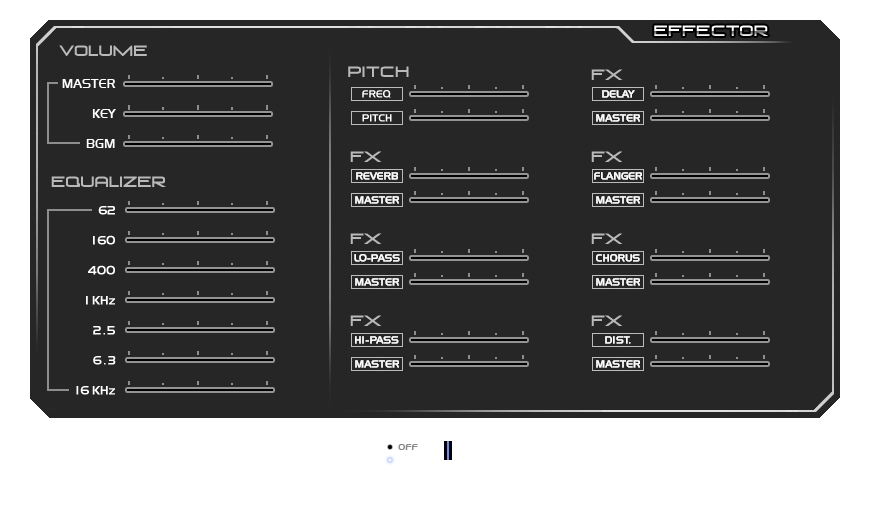
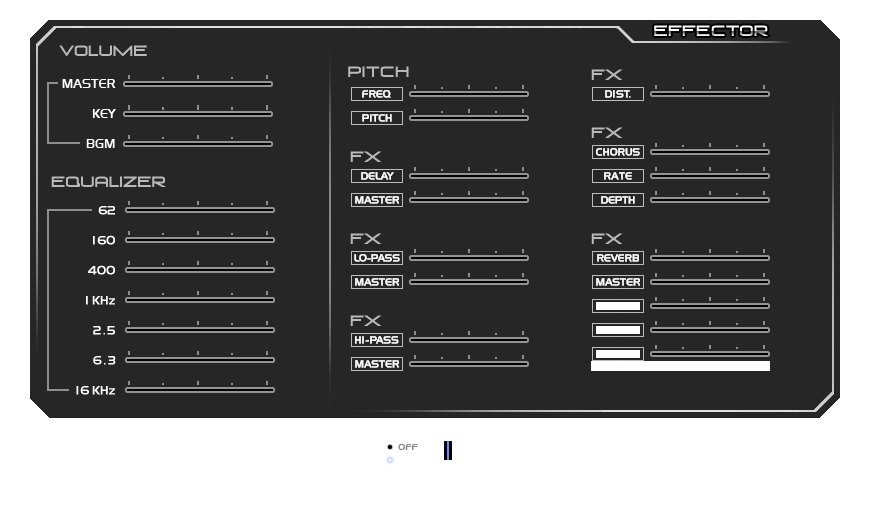
Comparing the layer stacks of the two w=876, h=519 images. Changes:
removed layer "pitch" over box(362, 114, 392, 122)
removed layer "freq" over box(362, 90, 391, 98)
painted on "effector.png" over box(356, 90, 770, 371)
